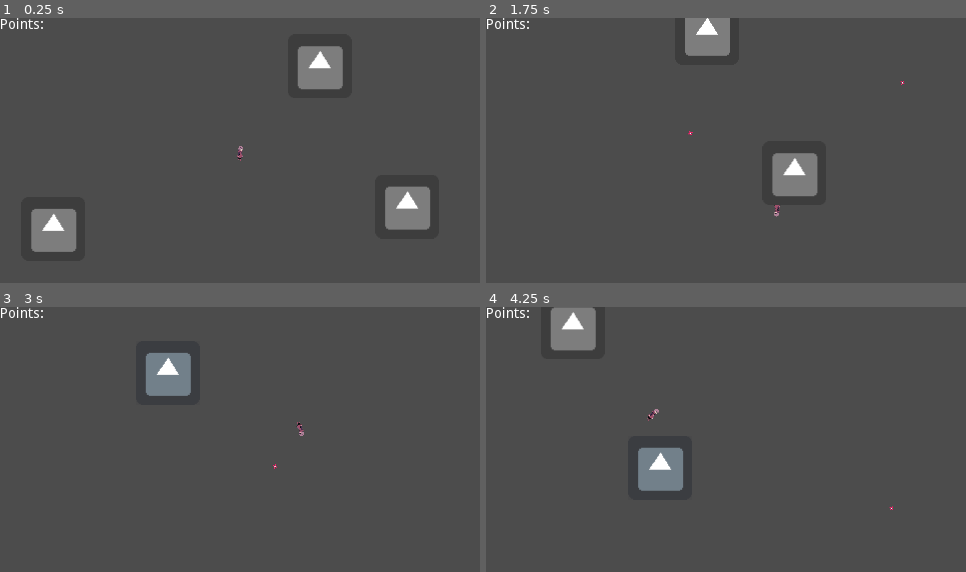
Above: before the commit, frames 1-4 (two rows, left to right).
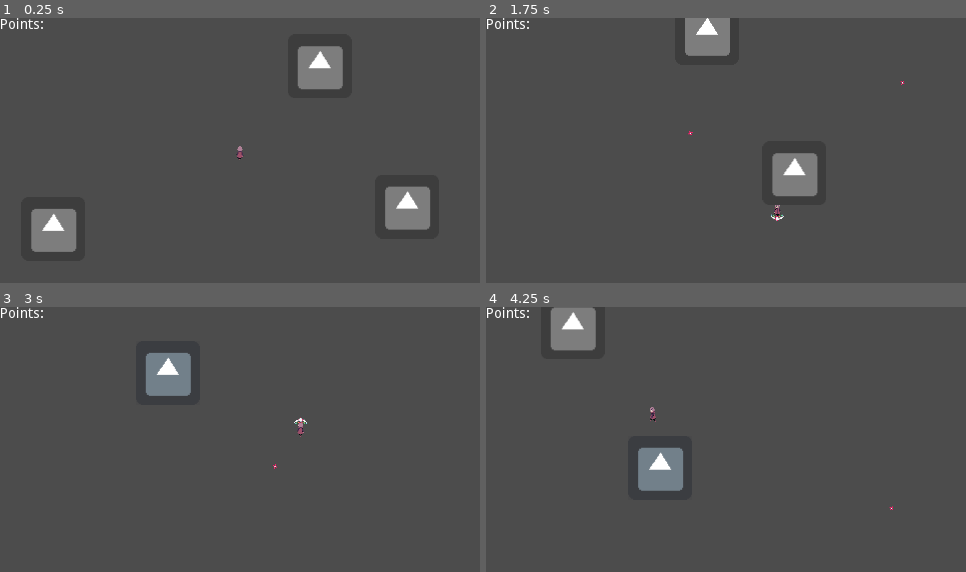
Above: after the commit, the same moments.

Repository: Struckdown/AGJ2020
Game: Godot game, scene res://Scenes/World.tscn
Same seed, same stepped clock (60 frames per second), same inputs: the game is played once before the commit and once after it. The engine's default icon, where the game draws it, is replaced by a stand-in: a white triangle on a blue panel in a dark square.
Inputs (mouse positions are in pixels of both pictures, inside the frame that each line leads up to):
- Up to frame 1 (0.25 s): no input
- Up to frame 2 (1.75 s): tap Enter at 0.5 s; move the mouse to (831, 139) at 0.52 s; hold D (right) 0.53-1.28 s; click (831, 139) at 0.6 s; move the mouse to (630, 166) at 1.27 s; hold S (down) from 1.28 s (still down); click (630, 166) at 1.35 s
- Up to frame 3 (3 s): move the mouse to (288, 383) at 2.02 s; release S (down) at 2.03 s; hold D (right) 2.03-2.78 s; click (288, 383) at 2.1 s; move the mouse to (216, 495) at 2.77 s; hold W (up) from 2.78 s (still down); click (216, 495) at 2.85 s
- Up to frame 4 (4.25 s): move the mouse to (870, 481) at 3.52 s; release W (up) at 3.53 s; hold A (left) from 3.53 s (still down); click (870, 481) at 3.6 s

The runs differ from the first frame. In frame 1, less than 0.1% of the frame differs, in the area x 49-51%, y 48-54%; in frame 2, less than 0.1%; in frame 3, less than 0.1%, in the area x 61-64%, y 41-50%; in frame 4, less than 0.1%.

Commit message:
Finished initial character anim integration

Diff:
--- a/src/Scenes/Character.tscn
+++ b/src/Scenes/Character.tscn
@@ -1,20 +1,22 @@
-[gd_scene load_steps=10 format=2]
+[gd_scene load_steps=13 format=2]
 
 [ext_resource path="res://Scripts/Character.gd" type="Script" id=1]
 [ext_resource path="res://Art/pl_front.png" type="Texture" id=2]
 [ext_resource path="res://Scenes/ColorProjectile.tscn" type="PackedScene" id=3]
 [ext_resource path="res://Art/pl_back.png" type="Texture" id=4]
 [ext_resource path="res://Art/pl_side.png" type="Texture" id=5]
+[ext_resource path="res://Art/rainBow.png" type="Texture" id=6]
+[ext_resource path="res://Music/SFX/bow_fire_1.wav" type="AudioStream" id=7]
 
 [sub_resource type="RectangleShape2D" id=1]
-extents = Vector2( 30.2817, 30.0592 )
+extents = Vector2( 12.4722, 24.1308 )
 
 [sub_resource type="Animation" id=2]
 resource_name = "downAnim"
 length = 0.6
 loop = true
 tracks/0/type = "value"
-tracks/0/path = NodePath("Sprite:frame")
+tracks/0/path = NodePath("Raine:frame")
 tracks/0/interp = 1
 tracks/0/loop_wrap = true
 tracks/0/imported = false
@@ -26,7 +28,7 @@
 "values": [ 1, 2, 3, 4, 5, 6 ]
 }
 tracks/1/type = "value"
-tracks/1/path = NodePath("Sprite:texture")
+tracks/1/path = NodePath("Raine:texture")
 tracks/1/interp = 1
 tracks/1/loop_wrap = true
 tracks/1/imported = false
@@ -43,7 +45,7 @@
 length = 0.6
 loop = true
 tracks/0/type = "value"
-tracks/0/path = NodePath("Sprite:frame")
+tracks/0/path = NodePath("Raine:frame")
 tracks/0/interp = 1
 tracks/0/loop_wrap = true
 tracks/0/imported = false
@@ -55,7 +57,7 @@
 "values": [ 1, 2, 3, 4, 5, 6 ]
 }
 tracks/1/type = "value"
-tracks/1/path = NodePath("Sprite:texture")
+tracks/1/path = NodePath("Raine:texture")
 tracks/1/interp = 1
 tracks/1/loop_wrap = true
 tracks/1/imported = false
@@ -72,7 +74,7 @@
 length = 0.6
 loop = true
 tracks/0/type = "value"
-tracks/0/path = NodePath("Sprite:frame")
+tracks/0/path = NodePath("Raine:frame")
 tracks/0/interp = 1
 tracks/0/loop_wrap = true
 tracks/0/imported = false
@@ -84,7 +86,7 @@
 "values": [ 1, 2, 3, 4, 5, 6 ]
 }
 tracks/1/type = "value"
-tracks/1/path = NodePath("Sprite:texture")
+tracks/1/path = NodePath("Raine:texture")
 tracks/1/interp = 1
 tracks/1/loop_wrap = true
 tracks/1/imported = false
@@ -96,14 +98,30 @@
 "values": [ ExtResource( 4 ) ]
 }
 
+[sub_resource type="Animation" id=5]
+resource_name = "BowFire"
+length = 0.4
+tracks/0/type = "value"
+tracks/0/path = NodePath("Rain Bow:visible")
+tracks/0/interp = 1
+tracks/0/loop_wrap = true
+tracks/0/imported = false
+tracks/0/enabled = true
+tracks/0/keys = {
+"times": PoolRealArray( 0, 0.4 ),
+"transitions": PoolRealArray( 1, 1 ),
+"update": 1,
+"values": [ true, false ]
+}
+
 [node name="Character" type="KinematicBody2D"]
 script = ExtResource( 1 )
 projectile = ExtResource( 3 )
 
-[node name="Sprite" type="Sprite" parent="."]
-texture = ExtResource( 5 )
+[node name="Raine" type="Sprite" parent="."]
+texture = ExtResource( 4 )
 hframes = 7
-frame = 6
+frame = 1
 
 [node name="CollisionShape2D" type="CollisionShape2D" parent="."]
 shape = SubResource( 1 )
@@ -114,7 +132,20 @@
 drag_margin_v_enabled = true
 smoothing_enabled = true
 
-[node name="AnimationPlayer" type="AnimationPlayer" parent="."]
+[node name="RaineAnimPlayer" type="AnimationPlayer" parent="."]
+autoplay = "upAnim"
 anims/downAnim = SubResource( 2 )
 anims/sideAnim = SubResource( 3 )
 anims/upAnim = SubResource( 4 )
+
+[node name="Rain Bow" type="Sprite" parent="."]
+visible = false
+texture = ExtResource( 6 )
+hframes = 4
+frame = 1
+
+[node name="BowAnimPlayer" type="AnimationPlayer" parent="."]
+anims/BowFire = SubResource( 5 )
+
+[node name="BowSFX" type="AudioStreamPlayer2D" parent="."]
+stream = ExtResource( 7 )
--- a/src/Scripts/Character.gd
+++ b/src/Scripts/Character.gd
@@ -3,31 +3,68 @@
 var speed = 200  # speed in pixels/sec
 var velocity = Vector2.ZERO
 export (PackedScene) var projectile
+var newAnim
+var curAnim
+enum {LEFT, UP, DOWN, RIGHT}
 
+func _ready():
+	updateBow("left")
 
 func get_input():
 	velocity = Vector2.ZERO
 	if Input.is_action_pressed('right'):
 		velocity.x += 1
+		newAnim = "sideAnim"
+		$Raine.flip_h = false
+		updateBow(RIGHT)
 	if Input.is_action_pressed('left'):
 		velocity.x -= 1
+		newAnim = "sideAnim"
+		$Raine.flip_h = true
+		updateBow(LEFT)
 	if Input.is_action_pressed('down'):
 		velocity.y += 1
+		newAnim = "downAnim"
+		updateBow(DOWN)
 	if Input.is_action_pressed('up'):
 		velocity.y -= 1
+		newAnim = "upAnim"
+		updateBow(UP)
 	# Make sure diagonal movement isn't faster
 	velocity = velocity.normalized() * speed
 
 	if Input.is_action_just_pressed("shoot"):
 		shoot()
 
+	if newAnim != curAnim:
+		$RaineAnimPlayer.play(newAnim)
+		curAnim = newAnim
+
 func _physics_process(_delta):
 	get_input()
 	velocity = move_and_slide(velocity)
 
 func shoot():
-	look_at(get_global_mouse_position())
+	$BowAnimPlayer.play("BowFire")
+	$BowSFX.play()
 	var b = projectile.instance()
 	get_parent().add_child(b)
 	b.transform = transform
-	b.rotation  = rotation
+	b.rotation  = get_angle_to(get_global_mouse_position())
+
+
+# take in enum direction
+func updateBow(dir):
+	match dir:
+		RIGHT:
+			$"Rain Bow".offset = Vector2(25, 0)
+			$"Rain Bow".frame = 3
+		LEFT:
+			$"Rain Bow".offset = Vector2(-25, 0)
+			$"Rain Bow".frame = 1
+		DOWN:
+			$"Rain Bow".offset = Vector2(0, 25)
+			$"Rain Bow".frame = 0
+		UP:
+			$"Rain Bow".offset = Vector2(0, -25)
+			$"Rain Bow".frame = 2
